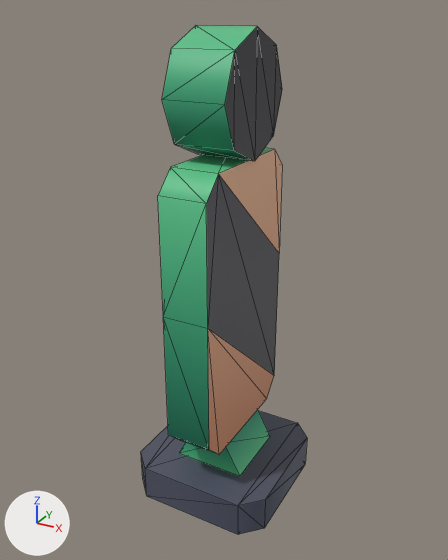
An edit to the FBX model ledger/Assets/Props/city-kit-roads/construction-light.fbx, drawn before and after from the same camera.
Both versions are drawn from a 50 mm camera at (0.134, -0.245, 0.241) aimed at (-0.001, 0.0, 0.118). The axes (+X, +Y, +Z) are drawn at lower left. The lights are the same throughout. The older version comes first. Mesh edges are drawn as thin lines. Where no turn or scale is listed for an object, it has been applied to the vertices.

Before the edit, the objects in view are built like this:
```python
me_scene = bpy.data.meshes.new('Scene')
me_scene.from_pydata(...)  # 64 vertices, 100 faces; spans x -0.038..0.038, y -0.038..0.038, z 0.0..0.234
me_scene.materials.append(mat_colormap)  # picture img_colormap_png
ob_construction_light = bpy.data.objects.new('construction-light', me_scene)
ob_construction_light.location = (0.0, 0.0, 0.0)
```
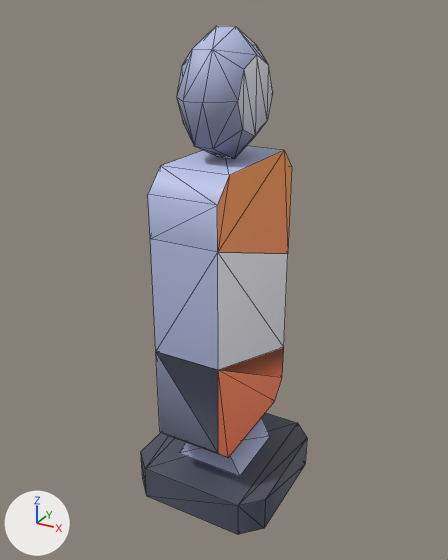
What differs and where, as boxes (x1, y1, x2, y2) in the pictures (448 x 560 px):
part 1 of me_scene, rebuilt (19% narrower)
    before: (162, 26, 282, 161)
    after: (176, 26, 273, 159)
part 2 of me_scene, rebuilt (11% wider, 57% shorter)
    before: (158, 148, 282, 455)
    after: (150, 239, 288, 370)
part 3 of me_scene, added
    after: (148, 146, 292, 458)
part 4 of me_scene, surface changed
    both: (159, 413, 285, 489)

Patch to the scene script:
```diff
--- a/ledger/Assets/Props/city-kit-roads/construction-light.fbx.py
+++ b/ledger/Assets/Props/city-kit-roads/construction-light.fbx.py
@@ me_scene @@
 # used by ob_construction_light; location = (0.0, 0.0, 0.0)
-me_scene.from_pydata(...)  # 64 vertices, 100 faces; spans x -0.038..0.038, y -0.038..0.038, z 0.0..0.234
+me_scene.from_pydata(...)  # 88 vertices, 144 faces; spans x -0.038..0.038, y -0.038..0.038, z 0.0..0.234
+# me_scene part 1: the loose piece of 20 vertices spanning x -0.015..0.015, y -0.027..0.028, z 0.179..0.234 is rebuilt with 32 vertices and now spans x -0.015..0.015, y -0.027..0.028, z 0.179..0.234
+# me_scene part 2: the loose piece of 20 vertices spanning x -0.012..0.012, y -0.037..0.038, z 0.036..0.179 is rebuilt with 8 vertices and now spans x -0.017..0.017, y -0.037..0.038, z 0.066..0.149
+# me_scene part 3
+# 12 vertices are added at x -0.017, y -0.037..0.038, z 0.036..0.179
+# 12 new vertices lie (0.034, 0.0, 0.0) away from vertices in x -0.017, y -0.037..0.038, z 0.036..0.179
+# 40 new faces join them
+# me_scene part 4: 36 kept faces spanning x -0.038..0.038, y -0.038..0.038, z 0.0..0.036 get new texture (UV) coordinates
 me_scene.materials.append(mat_colormap)
```
